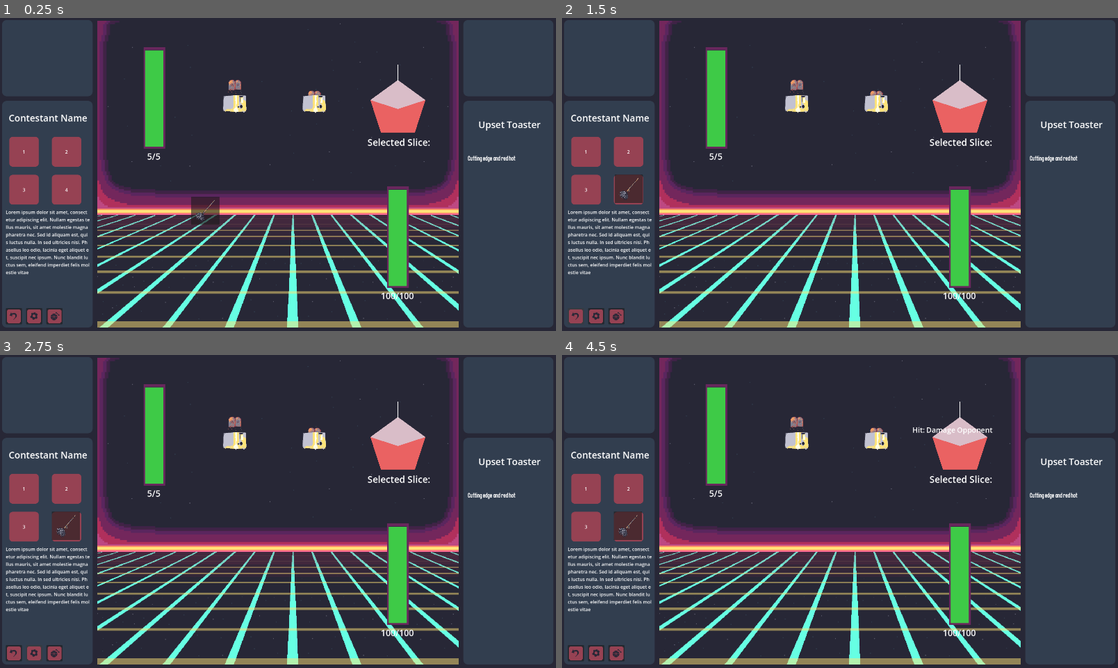
Above: before the commit, frames 1-4 (two rows, left to right).
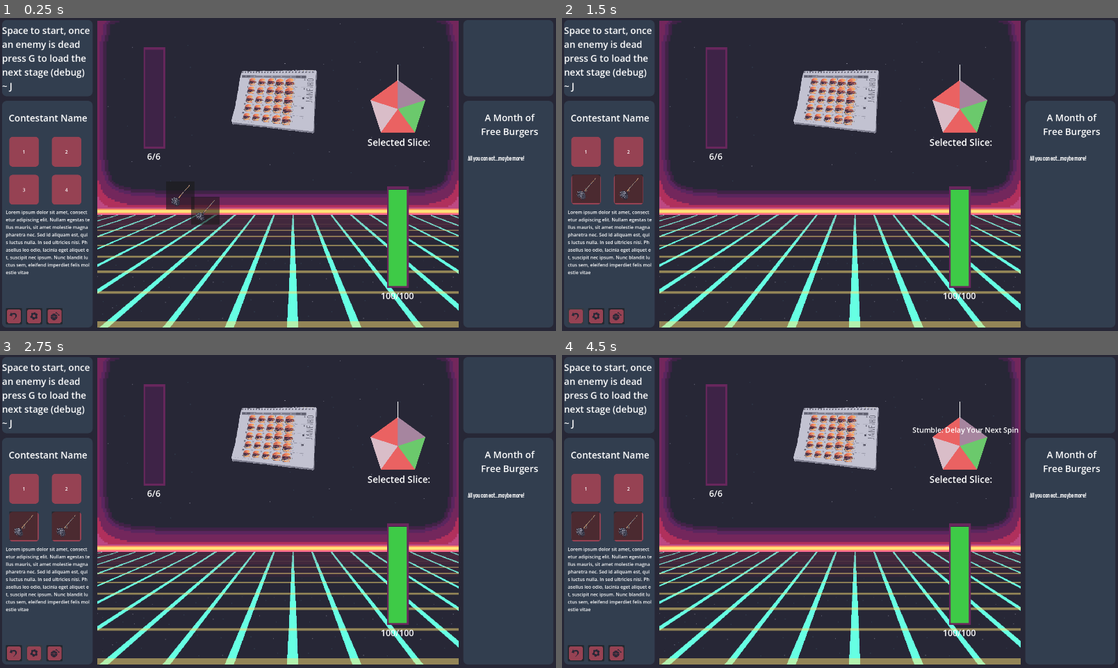
Above: after the commit, the same moments.

Repository: Dragos-F/spinner-autobattler
Game: Godot game, scene res://Scenes/MainScene.tscn
Same seed, same stepped clock (60 frames per second), same inputs: the game is played once before the commit and once after it. This scene is started directly instead of the project's main scene. The engine's default icon, where the game draws it, is replaced by a stand-in: a white triangle on a blue panel in a dark square.
Inputs (mouse positions are in pixels of both pictures, inside the frame that each line leads up to; where the layout moved, square brackets give the same spot in the first picture):
- Up to frame 1 (0.25 s): no input
- Up to frame 2 (1.5 s): click (639, 190) [678, 196] at 0.5 s; click (573, 315) at 1.25 s
- Up to frame 3 (2.75 s): click (33, 652) at 2 s
- Up to frame 4 (4.5 s): click (617, 652) at 2.75 s; click (628, 527) at 3.5 s; tap G at 4.25 s; drag from (962, 445) to (895, 442) at 4.27 s

The runs differ from the first frame. In frame 1, 6.2% of the frame differs, in the area x 0-98%, y 2-62%; in frame 2, 6.4%; in frame 3, 6.4%; in frame 4, 6.5%, in the area x 0-98%, y 2-60%.

Commit message:
+enemy configs, fixed stun wheel selector

Diff:
--- /dev/null
+++ b/Resources/Enemies/Aloof_Blender.tres
@@ -0,0 +1,25 @@
+[gd_resource type="Resource" script_class="Enemy" format=3 uid="uid://bswhe771ijk12"]
+
+[ext_resource type="Texture2D" uid="uid://mm0gncunhn30" path="res://VisualAssets/Enemies/BlenderAloof.png" id="1_td5sp"]
+[ext_resource type="Script" uid="uid://bgfl1jrent3ce" path="res://Scripts/item_brain.gd" id="2_d6p8b"]
+[ext_resource type="Script" uid="uid://cy01mun5xvl48" path="res://Scripts/generic_slice.gd" id="3_wtkw2"]
+[ext_resource type="Resource" uid="uid://brede0qqo48qf" path="res://Resources/Slices/Hit.tres" id="4_jfull"]
+[ext_resource type="Script" uid="uid://d3x3oteco8a5u" path="res://Scripts/enemy_template.gd" id="4_td5sp"]
+[ext_resource type="Resource" uid="uid://bgxmuxq8peoyk" path="res://Resources/Slices/Rush.tres" id="5_t84p7"]
+[ext_resource type="Resource" uid="uid://bq224hmhyl22a" path="res://Resources/Slices/Backfire.tres" id="6_3q4cf"]
+
+[sub_resource type="Resource" id="Resource_wtkw2"]
+script = ExtResource("2_d6p8b")
+cooldown = 6.0
+stats = Array[ExtResource("3_wtkw2")]([ExtResource("4_jfull"), ExtResource("5_t84p7"), ExtResource("4_jfull"), ExtResource("5_t84p7"), ExtResource("6_3q4cf")])
+metadata/_custom_type_script = "uid://bgfl1jrent3ce"
+
+[resource]
+script = ExtResource("4_td5sp")
+Name = "Aloof Blender"
+BaseHealth = 5
+Items = Array[ExtResource("2_d6p8b")]([SubResource("Resource_wtkw2")])
+Description = "Will it blend, ladies and gentlemen? Maybe if it feels like it."
+Catchphrase = "I'm a smoothie operator!"
+Graphic = ExtResource("1_td5sp")
+metadata/_custom_type_script = "uid://d3x3oteco8a5u"
--- /dev/null
+++ b/Resources/Enemies/Free_Burgers.tres
@@ -0,0 +1,16 @@
+[gd_resource type="Resource" script_class="Enemy" format=3 uid="uid://uwl5flf2a7nq"]
+
+[ext_resource type="Texture2D" uid="uid://cal5rjocyausd" path="res://VisualAssets/Enemies/MonthBurgers.png" id="1_ygm26"]
+[ext_resource type="Script" uid="uid://bgfl1jrent3ce" path="res://Scripts/item_brain.gd" id="2_ygm26"]
+[ext_resource type="Resource" uid="uid://gixxtibh3836" path="res://Resources/Items/EnemyItems/Burgers_item.tres" id="3_2jiqd"]
+[ext_resource type="Script" uid="uid://d3x3oteco8a5u" path="res://Scripts/enemy_template.gd" id="7_jokcu"]
+
+[resource]
+script = ExtResource("7_jokcu")
+Name = "A Month of Free Burgers"
+BaseHealth = 6
+Items = Array[ExtResource("2_ygm26")]([ExtResource("3_2jiqd")])
+Description = "All you can eat...maybe more!"
+Catchphrase = "Better get eating!"
+Graphic = ExtResource("1_ygm26")
+metadata/_custom_type_script = "uid://d3x3oteco8a5u"
--- a/Resources/Enemies/Microwave_Sofa.tres
+++ b/Resources/Enemies/Microwave_Sofa.tres
@@ -11,7 +11,7 @@
 BaseHealth = 20
 Items = Array[ExtResource("2_pnpky")]([ExtResource("3_117km")])
 Type = 1
-Description = "TestDescription"
+Description = "A once-in-a-livingroom chance to win tonight!"
 Catchphrase = "TestCatchphrase"
 Graphic = ExtResource("1_uqq3l")
 metadata/_custom_type_script = "uid://d3x3oteco8a5u"
--- a/Resources/Enemies/Upset_Toaster.tres
+++ b/Resources/Enemies/Upset_Toaster.tres
@@ -11,6 +11,6 @@
 BaseHealth = 5
 Items = Array[ExtResource("2_jpvy0")]([ExtResource("3_jpvy0")])
 Description = "Cutting edge and red hot"
-Catchphrase = "Cutting edge and red hot"
+Catchphrase = "A PLAGUE ON BOTH YOUR HOUSES!"
 Graphic = ExtResource("1_8ohul")
 metadata/_custom_type_script = "uid://d3x3oteco8a5u"
--- a/Resources/EnemyCollections/stage1_standard.tres
+++ b/Resources/EnemyCollections/stage1_standard.tres
@@ -3,9 +3,11 @@
 [ext_resource type="Script" uid="uid://d3x3oteco8a5u" path="res://Scripts/enemy_template.gd" id="1_ns81c"]
 [ext_resource type="Script" uid="uid://crtclueovnj4u" path="res://enemy_collection.gd" id="2_gylii"]
 [ext_resource type="Resource" uid="uid://ct4wnvkfo6ggj" path="res://Resources/Enemies/Upset_Toaster.tres" id="2_vw01k"]
+[ext_resource type="Resource" uid="uid://bswhe771ijk12" path="res://Resources/Enemies/Aloof_Blender.tres" id="3_vw01k"]
+[ext_resource type="Resource" uid="uid://uwl5flf2a7nq" path="res://Resources/Enemies/Free_Burgers.tres" id="4_73gv5"]
 
 [resource]
 script = ExtResource("2_gylii")
 CollectionName = "Stage1 Standard"
-Contents = Array[ExtResource("1_ns81c")]([ExtResource("2_vw01k")])
+Contents = Array[ExtResource("1_ns81c")]([ExtResource("2_vw01k"), ExtResource("3_vw01k"), ExtResource("4_73gv5")])
 metadata/_custom_type_script = "uid://crtclueovnj4u"
--- /dev/null
+++ b/Resources/Items/EnemyItems/Burgers_item.tres
@@ -0,0 +1,14 @@
+[gd_resource type="Resource" script_class="WheelItem" format=3 uid="uid://gixxtibh3836"]
+
+[ext_resource type="Script" uid="uid://bgfl1jrent3ce" path="res://Scripts/item_brain.gd" id="1_mh00e"]
+[ext_resource type="Script" uid="uid://cy01mun5xvl48" path="res://Scripts/generic_slice.gd" id="2_ju5vt"]
+[ext_resource type="Resource" uid="uid://o2fng7r301q1" path="res://Resources/Slices/Fix.tres" id="3_kt3cs"]
+[ext_resource type="Resource" uid="uid://brede0qqo48qf" path="res://Resources/Slices/Hit.tres" id="4_b64cn"]
+[ext_resource type="Resource" uid="uid://duwcyo1w1emwl" path="res://Resources/Slices/Stumble.tres" id="5_g7fh7"]
+[ext_resource type="Resource" uid="uid://bwfmjjdlijcyo" path="res://Resources/Slices/Stun.tres" id="6_yt0hb"]
+
+[resource]
+script = ExtResource("1_mh00e")
+cooldown = 6.0
+stats = Array[ExtResource("2_ju5vt")]([ExtResource("3_kt3cs"), ExtResource("4_b64cn"), ExtResource("5_g7fh7"), ExtResource("4_b64cn"), ExtResource("6_yt0hb")])
+metadata/_custom_type_script = "uid://bgfl1jrent3ce"
--- a/Resources/Items/EnemyItems/MicrowaveSofa_item.tres
+++ b/Resources/Items/EnemyItems/MicrowaveSofa_item.tres
@@ -2,12 +2,12 @@
 
 [ext_resource type="Script" uid="uid://bgfl1jrent3ce" path="res://Scripts/item_brain.gd" id="1_130i1"]
 [ext_resource type="Script" uid="uid://cy01mun5xvl48" path="res://Scripts/generic_slice.gd" id="2_nunor"]
-[ext_resource type="Resource" uid="uid://duwcyo1w1emwl" path="res://Resources/Slices/Stumble.tres" id="3_huij6"]
+[ext_resource type="Resource" uid="uid://bwfmjjdlijcyo" path="res://Resources/Slices/Stun.tres" id="3_130i1"]
 [ext_resource type="Resource" uid="uid://brede0qqo48qf" path="res://Resources/Slices/Hit.tres" id="4_3tl0i"]
 [ext_resource type="Resource" uid="uid://do72kvdg7yc2d" path="res://Resources/Slices/Jackpot.tres" id="5_4kopo"]
 
 [resource]
 script = ExtResource("1_130i1")
 cooldown = 5.0
-stats = Array[ExtResource("2_nunor")]([ExtResource("3_huij6"), ExtResource("4_3tl0i"), ExtResource("3_huij6"), ExtResource("4_3tl0i"), ExtResource("5_4kopo"), ExtResource("4_3tl0i")])
+stats = Array[ExtResource("2_nunor")]([ExtResource("3_130i1"), ExtResource("4_3tl0i"), ExtResource("3_130i1"), ExtResource("4_3tl0i"), ExtResource("5_4kopo"), ExtResource("4_3tl0i")])
 metadata/_custom_type_script = "uid://bgfl1jrent3ce"
--- a/Scenes/MainScene.tscn
+++ b/Scenes/MainScene.tscn
@@ -15,8 +15,10 @@
 [ext_resource type="Shader" uid="uid://clnufak16mqyj" path="res://VisualAssets/CRTTest3.gdshader" id="9_0iob3"]
 [ext_resource type="Script" uid="uid://beya8h2388uo2" path="res://Scripts/game_manager.gd" id="10_4b75m"]
 [ext_resource type="Script" uid="uid://crtclueovnj4u" path="res://enemy_collection.gd" id="12_xb4mg"]
+[ext_resource type="Resource" uid="uid://bjy2m67jaj3j8" path="res://Resources/EnemyCollections/all_enemies.tres" id="13_6t1o7"]
 [ext_resource type="PackedScene" uid="uid://b3gjfmq7e55vk" path="res://Scenes/full_wheel_bundle.tscn" id="15_xc4hf"]
 [ext_resource type="PackedScene" uid="uid://dvm8eqmaaxrye" path="res://Scenes/draggable_item.tscn" id="16_6rnll"]
+[ext_resource type="Resource" uid="uid://cs26v12em43iy" path="res://Resources/Items/Briefcase.tres" id="18_gyaec"]
 [ext_resource type="Script" uid="uid://ffjh8wls7qxv" path="res://Scripts/hp_entity.gd" id="18_i0j58"]
 [ext_resource type="Texture2D" uid="uid://qo0ug1w1dfv5" path="res://VisualAssets/square.png" id="19_c1ier"]
 
@@ -131,8 +133,8 @@
 EnemyTitleText = NodePath("../UIParent/EnemyDescription/VBoxContainer/Control/Label")
 EnemyDescriptionText = NodePath("../UIParent/EnemyDescription/VBoxContainer/Control2/EnemyDescriptionText")
 EnemyHPSystem = NodePath("../EnemyWheelBundle/EnemyHealthDisplay")
-EnemyCollections = Array[ExtResource("12_xb4mg")]([ExtResource("4_i0j58")])
-EnemyCollectionBounds = Array[Vector2]([Vector2(0, 10)])
+EnemyCollections = Array[ExtResource("12_xb4mg")]([ExtResource("4_i0j58"), ExtResource("13_6t1o7")])
+EnemyCollectionBounds = Array[Vector2]([Vector2(0, 3), Vector2(4, 100)])
 PrimaryEnemyWheel = NodePath("../EnemyWheelBundle/SpinControl/Wheel")
 PrimaryEnemySpinner = NodePath("../EnemyWheelBundle/SpinControl")
 combatManager = NodePath("../CombatManager")
@@ -183,6 +185,16 @@
 mouse_filter = 1
 theme_override_styles/panel = ExtResource("2_y4jh7")
 
+[node name="Label" type="Label" parent="UIParent/PortraitBox" unique_id=2061095971]
+layout_mode = 2
+offset_transform_position = Vector2(-25, 0)
+theme_override_font_sizes/font_size = 32
+text = "Space to start, once
+an enemy is dead
+press G to load the
+next stage (debug)
+~ J"
+
 [node name="ContestantUI" type="PanelContainer" parent="UIParent" unique_id=1852627084]
 layout_mode = 0
 offset_left = 7.0
@@ -439,6 +451,14 @@
 offset_right = 1174.0
 offset_bottom = 852.0
 anchor_pos = NodePath("../UIParent/ContestantUI/Control/VBoxContainer/Items/PanelContainer4")
+
+[node name="Draggable2" parent="." unique_id=1154286523 node_paths=PackedStringArray("anchor_pos") instance=ExtResource("16_6rnll")]
+offset_left = 544.0
+offset_top = 64.000015
+offset_right = 1192.0
+offset_bottom = 712.0
+item = ExtResource("18_gyaec")
+anchor_pos = NodePath("../UIParent/ContestantUI/Control/VBoxContainer/Items/PanelContainer3")
 
 [node name="EnemyWheelBundle" parent="." unique_id=1603726747 instance=ExtResource("15_xc4hf")]
 position = Vector2(414, -226)
--- a/Scripts/game_manager.gd
+++ b/Scripts/game_manager.gd
@@ -41,6 +41,7 @@
 	ActiveEnemyHP = enemy.BaseHealth
 	EnemyHPSystem.currenthealth = enemy.BaseHealth
 	EnemyHPSystem.maxhealth = enemy.BaseHealth
+	EnemyHPSystem.updateHealthDisplay()
 
 	EnemyHPSystem.isAlive = true
 	combatManager.EnemyEntity = EnemyHPSystem
@@ -94,9 +95,9 @@
 	pass
 
 func AddPoints(amount:int):
-	print("earned "+str(amount)+" points")
-	PlayerScore+=amount
+	print("earned "+str(abs(amount))+" points")
+	PlayerScore+=abs(amount)
 
 func _listener_enemydamaged(healthE:HealthEntity,delta):
-	AddPoints(int(ceil(delta)))
+	AddPoints(int(ceil(abs(delta))))
 	pass
--- a/Scripts/wheel_brain.gd
+++ b/Scripts/wheel_brain.gd
@@ -20,6 +20,7 @@
 
 func UpdateWheel(newitem:WheelItem):
 	item = newitem
+	print("updating wheel to "+newitem.resource_name)
 	generatewheel()
 	pass
 
@@ -42,6 +43,7 @@
 	temp_slice = slice_template.duplicate()
 	slice_parent.add_child(temp_slice)
 	wheel_size = item.stats.size()
+	print("wheel size: "+str(wheel_size))
 	var angle = 2*PI/wheel_size
 	#print ("Angle:"+str(angle))
 	var a = Vector2(0,-10)
@@ -89,7 +91,7 @@
 		slicetodisable.isDisabled = false
 
 func DisableRandomSlices(count,duration):
-	print("disabling "+str(count)+" random slices")
+	print("disabling "+str(count)+" random slices out of "+str(len(GeneratedSlices)))
 	GeneratedSlices.shuffle()
 	for ri in range(0,count):
 		var slicetodisable = GeneratedSlices[ri]
--- a/combat_manager.gd
+++ b/combat_manager.gd
@@ -30,7 +30,7 @@
 		"Jackpot":
 			targetEntity.damage(slice.slice_type.value)
 		"Backfire":
-			sourceEntity.damage(slice.slice_type.value)
+			sourceEntity.damage(abs(slice.slice_type.value))
 		"Fix":
 			sourceEntity.heal(slice.slice_type.value)
 		"Stumble":
@@ -66,11 +66,11 @@
 func StunWheelInSet(wheelSet:Array[Spinner],count:int):
 	var activeWheelSet = []
 	for aw in wheelSet:
-		if aw.visible and aw.canBeStarted:
-			print("wheel is invisible, skipping")
-			#activeWheelSet.append(aw)
+		if aw.get_parent().visible and aw.canBeStarted:
+			print("wheel "+ str(aw) + " is visible and startable")
+			activeWheelSet.append(aw)
 	if len(activeWheelSet) == 0:
 		print("no available wheels")
 		return
 	var randomwheel = activeWheelSet.pick_random()
-	randomwheel.wheel.DisableRandomSlices(count,20)
+	randomwheel.wheel.DisableRandomSlices(count,10)
